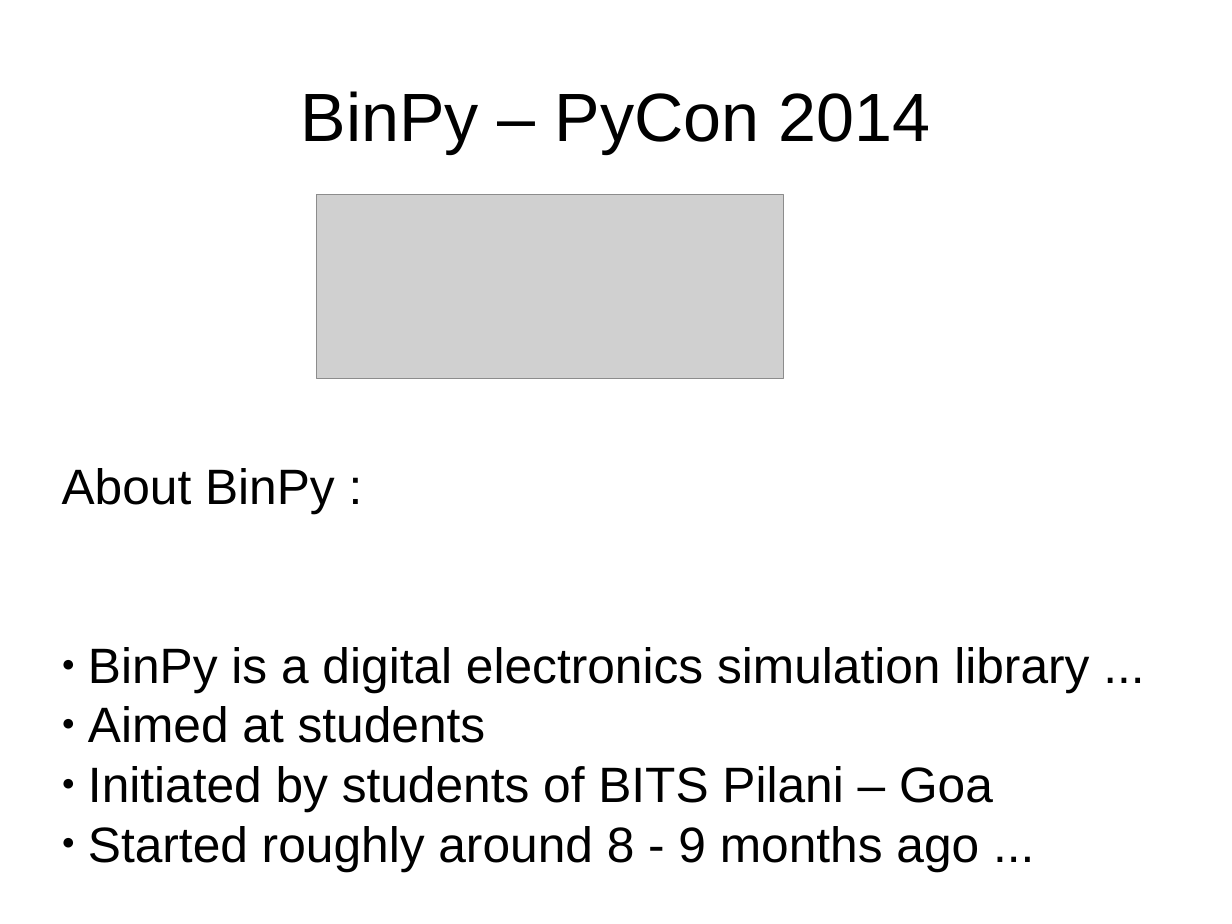
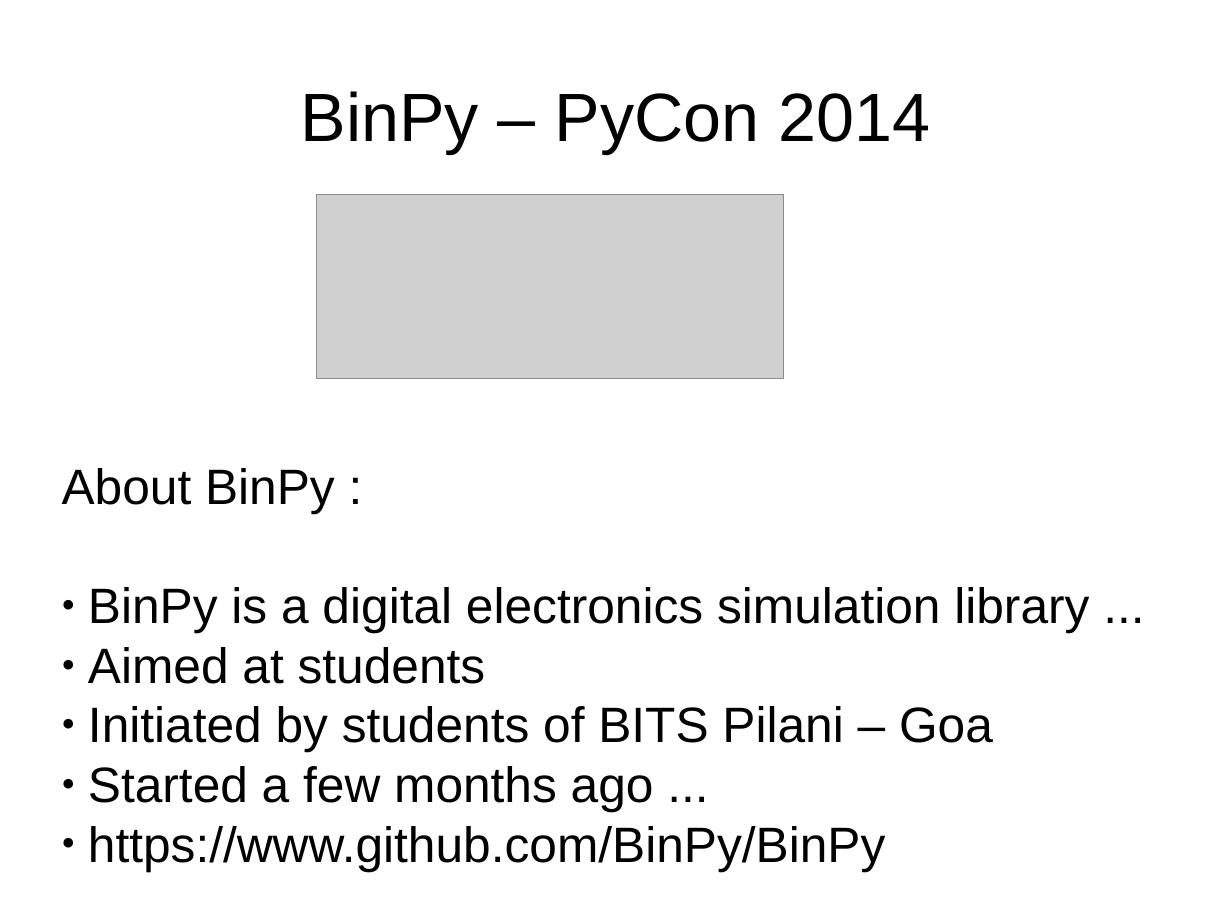
Before and after one commit to BinPy/inpycon-2014, a slide deck: slide 1 of prez.odp. Drawn at 1232x924 pixels with LibreOffice and Linux fonts; fonts in the diff are those of the drawing; grey boxes stand for pictures. Boxes give left, top, right and bottom in pixels: in the first picture for what was removed or moved away, otherwise in the second. Text is boxed around its words. In the diff, an @@ line names an element or a change of style, - is before the commit and + after.

```diff
--- a/prez.odp
+++ b/prez.odp
@@ subtitle at bbox=[88, 766, 885, 871]: text changed @@
-● Started roughly around 8 - 9 months ago ...
+● Started a few months ago ...
+● https://www.github.com/BinPy/BinPy
```
Also in this commit, not shown: 8 other slides changed, 5 slides added, 5 slides removed, 10 other files.
